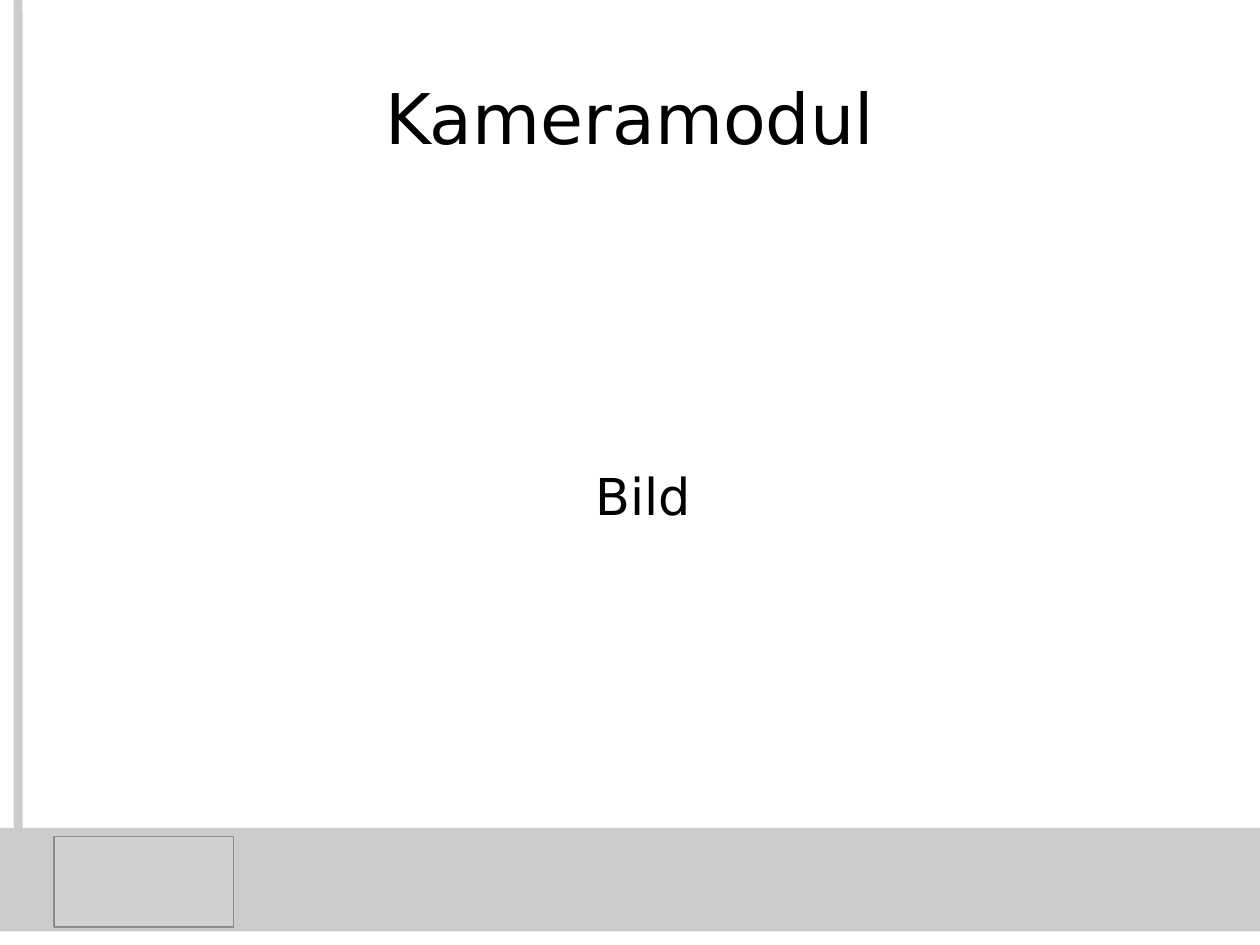
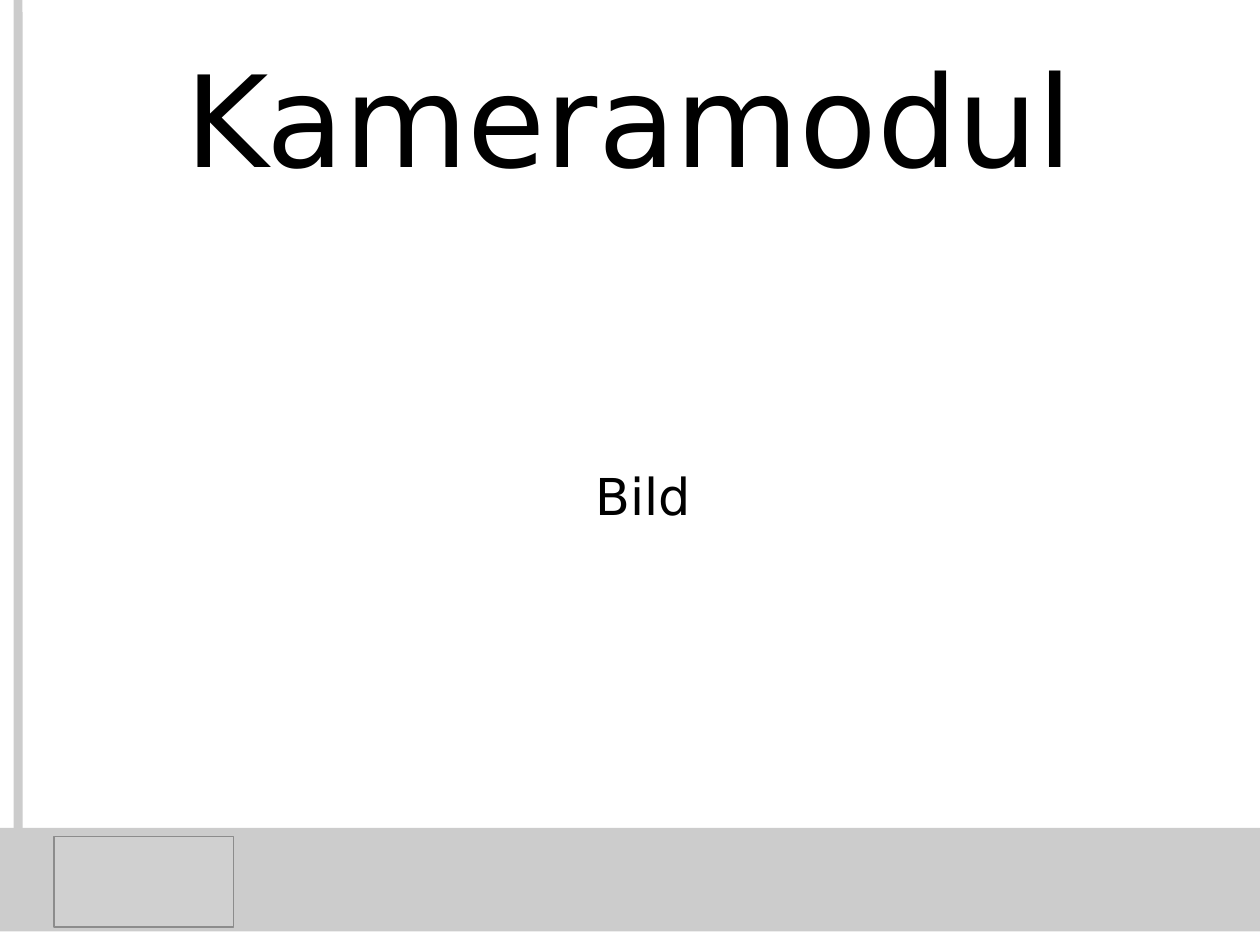
Before and after one commit to KITrokopter/Presentation, a slide deck: slide 5 of PresentationInTotal v0.1.odp. Drawn at 1260x945 pixels with LibreOffice and Linux fonts; fonts in the diff are those of the drawing; grey boxes stand for pictures. Boxes give left, top, right and bottom in pixels: in the first picture for what was removed or moved away, otherwise in the second. Text is boxed around its words. In the diff, an @@ line names an element or a change of style, - is before the commit and + after.

```diff
--- a/PresentationInTotal v0.1.odp
+++ b/PresentationInTotal v0.1.odp
@@ title "Kameramodul" at (x1=185, y1=70, x2=1073, y2=169): size 44 to 80 pt @@
```
Also in this commit, not shown: 5 other slides changed, 6 slides added.
